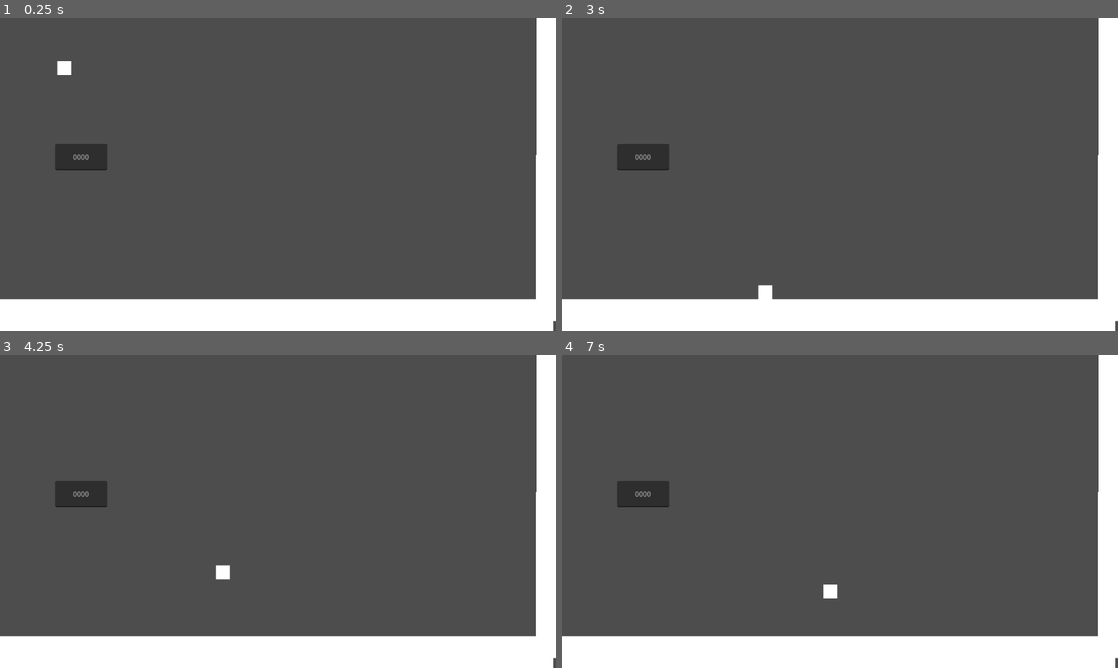
Above: before the commit, frames 1-4 (two rows, left to right).
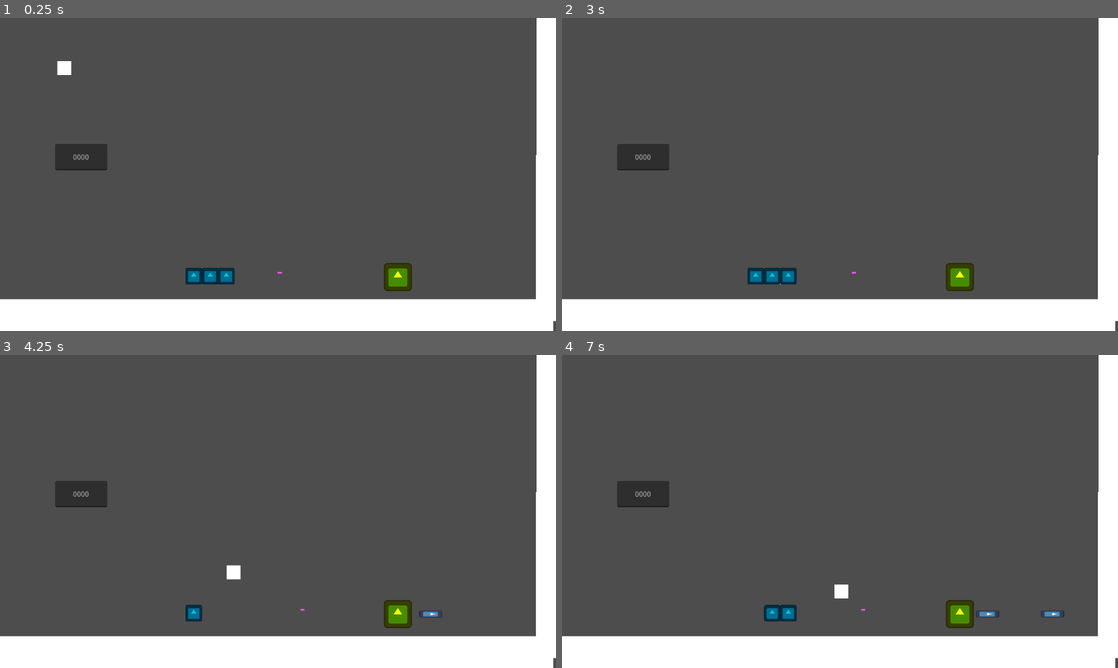
Above: after the commit, the same moments.

Repository: YhagoTomasini/LivreJam025
Game: Godot game, scene res://Scenes/main.tscn
Same seed, same stepped clock (60 frames per second), same inputs: the game is played once before the commit and once after it. The engine's default icon, where the game draws it, is replaced by a stand-in: a white triangle on a blue panel in a dark square.
Inputs (mouse positions are in pixels of both pictures, inside the frame that each line leads up to):
- Up to frame 1 (0.25 s): no input
- Up to frame 2 (3 s): click (645, 155) at 0.52 s; type "Alex" at 0.6 s; tap Enter (ui_accept) at 1.25, 1.52, 2.27 s; move the mouse to (645, 155) at 1.27 s; press the mouse at (645, 155) at 1.28 s; hold Right (ui_right) 1.28-2.78 s; move the mouse to (728, 190) at 2.02 s; release the mouse at (728, 190) at 2.03 s; click (728, 190) at 2.1 s; move the mouse to (895, 105) at 2.77 s; press the mouse at (895, 105) at 2.78 s; hold Left (ui_left) from 2.78 s (still down)
- Up to frame 3 (4.25 s): move the mouse to (250, 574) at 3.52 s; release Left (ui_left) at 3.53 s; release the mouse at (250, 574) at 3.53 s; hold Right (ui_right) from 3.53 s (still down); click (250, 574) at 3.6 s; tap Enter (ui_accept) at 3.77 s
- Up to frame 4 (7 s): move the mouse to (1006, 558) at 4.27 s; press the mouse at (1006, 558) at 4.28 s; tap Enter (ui_accept) at 4.52, 5.27, 6.77 s; move the mouse to (673, 464) at 5.02 s; release Right (ui_right) at 5.03 s; release the mouse at (673, 464) at 5.03 s; hold Left (ui_left) 5.03-5.78 s; click (673, 464) at 5.1 s; move the mouse to (867, 511) at 5.77 s; press the mouse at (867, 511) at 5.78 s; hold Right (ui_right) 5.78-6.53 s; move the mouse to (756, 433) at 6.52 s; release the mouse at (756, 433) at 6.53 s; hold Left (ui_left) from 6.53 s (still down); click (756, 433) at 6.6 s

The runs differ from the first frame. In frame 1, 0.9% of the frame differs, in the area x 33-75%, y 78-88%; in frame 2, 1.1%, in the area x 33-75%, y 78-90%; in frame 3, 0.9%; in frame 4, 1.1%.

Commit message:
Versão feia da mecanica

Diff:
--- a/Prefabs/totem_atirador.tscn
+++ b/Prefabs/totem_atirador.tscn
@@ -21,7 +21,7 @@
 position = Vector2(30, 0)
 
 [node name="cd_tiro" type="Timer" parent="."]
-wait_time = 2.0
+wait_time = 5.0
 
 [node name="VisibleOnScreenEnabler2D" type="VisibleOnScreenEnabler2D" parent="."]
 
--- /dev/null
+++ b/Scenes/Golem.tscn
@@ -0,0 +1,18 @@
+[gd_scene load_steps=4 format=3 uid="uid://clt2exsp5b1x2"]
+
+[ext_resource type="Script" uid="uid://cd342cd4cd725" path="res://Scripts/golem.gd" id="1_bs7yq"]
+
+[sub_resource type="CanvasTexture" id="CanvasTexture_568nj"]
+
+[sub_resource type="CircleShape2D" id="CircleShape2D_lqe5q"]
+radius = 16.0312
+
+[node name="Golem" type="CharacterBody2D"]
+script = ExtResource("1_bs7yq")
+
+[node name="Sprite2D" type="Sprite2D" parent="."]
+scale = Vector2(32, 32)
+texture = SubResource("CanvasTexture_568nj")
+
+[node name="CollisionShape2D" type="CollisionShape2D" parent="."]
+shape = SubResource("CircleShape2D_lqe5q")
--- a/Scenes/main.tscn
+++ b/Scenes/main.tscn
@@ -1,9 +1,12 @@
-[gd_scene load_steps=9 format=3 uid="uid://dv64vryml8b5m"]
+[gd_scene load_steps=12 format=3 uid="uid://dv64vryml8b5m"]
 
 [ext_resource type="Script" uid="uid://hnnedxkee0th" path="res://Scripts/main.gd" id="1_bo1nx"]
 [ext_resource type="PackedScene" uid="uid://b0xvsyyppr2be" path="res://Prefabs/golem.tscn" id="1_jjgbg"]
 [ext_resource type="Script" uid="uid://b6ftgsm6a3f8p" path="res://Scenes/colisor_text_box.gd" id="3_8gbba"]
-[ext_resource type="Script" uid="uid://b5nx4oysbgg26" path="res://Scenes/control.gd" id="4_kry3j"]
+[ext_resource type="Script" path="res://Scenes/control.gd" id="4_kry3j"]
+[ext_resource type="PackedScene" uid="uid://cgxqlq1ldgv6v" path="res://Prefabs/fall_plataform.tscn" id="5_kry3j"]
+[ext_resource type="PackedScene" uid="uid://kjmn82yeideq" path="res://Scenes/moving_plataform.tscn" id="6_21xkr"]
+[ext_resource type="PackedScene" uid="uid://csmantk15jjj0" path="res://Prefabs/totem_atirador.tscn" id="7_6bp64"]
 
 [sub_resource type="CanvasTexture" id="CanvasTexture_bo1nx"]
 
@@ -89,6 +92,22 @@
 drag_and_drop_selection_enabled = false
 caret_blink = true
 
+[node name="fall_plataform" parent="." instance=ExtResource("5_kry3j")]
+position = Vector2(446, 594)
+
+[node name="fall_plataform2" parent="." instance=ExtResource("5_kry3j")]
+position = Vector2(484, 594)
+
+[node name="fall_plataform3" parent="." instance=ExtResource("5_kry3j")]
+position = Vector2(521, 594)
+
+[node name="moving_plataform" parent="." instance=ExtResource("6_21xkr")]
+position = Vector2(644, 586)
+scale = Vector2(0.3, 0.3)
+
+[node name="totem_atirador" parent="." instance=ExtResource("7_6bp64")]
+position = Vector2(916, 596)
+
 [connection signal="mouse_entered" from="ColisorTextBox" to="ColisorTextBox" method="_on_mouse_entered"]
 [connection signal="mouse_exited" from="ColisorTextBox" to="ColisorTextBox" method="_on_mouse_exited"]
 [connection signal="editing_toggled" from="CanvasLayer/Control/TextBox" to="." method="_on_text_box_editing_toggled"]
--- a/Scripts/fall_plataform.gd
+++ b/Scripts/fall_plataform.gd
@@ -1,4 +1,6 @@
 extends AnimatableBody2D
+
+
 
 @onready var anim: AnimationPlayer = $anim
 @onready var respawn_timer: Timer = $respawn_timer
@@ -6,37 +8,75 @@
 @onready var sprite: Sprite2D = $sprite
 
 @export var reset_timer := 3.0
+
 var velocity = Vector2.ZERO
 var gravity = ProjectSettings.get_setting("physics/2d/default_gravity")
-
 var is_trigger = false
-
+var tempo_para_cair : float = 1
+var  INICIAL_tempo_para_cair : float = 0
 
 func _ready() -> void:
 	set_physics_process(false)
+	INICIAL_tempo_para_cair = tempo_para_cair
 
+
+
+func _process(delta: float) -> void:
+	if Globals.VELO > Globals.Velo_base:
+		tempo_para_cair = tempo_para_cair / Globals.Velo_escala
+	else:
+		tempo_para_cair = INICIAL_tempo_para_cair
 
 func _physics_process(delta: float) -> void:
 	velocity.y += gravity * delta
-	position += velocity * delta
+	position += (velocity*5) * delta
+
+func colidiu_com_algo(collision: KinematicCollision2D, collider: CharacterBody2D):
+
+	if !is_trigger:
+
+		is_trigger = true
+
+#anim.play("shake")
+
+		velocity = Vector2.ZERO
+
+		await get_tree().create_timer(tempo_para_cair).timeout
+
+		caiu()
 
 
-func colidiu_com_algo(collision: KinematicCollision2D, collider: CharacterBody2D):
-	if !is_trigger:
-		is_trigger = true
-		anim.play("shake")
-		velocity = Vector2.ZERO
+
 
 
 func _on_anim_animation_finished(anim_name: StringName) -> void:
+
 	set_physics_process(true)
+
 	respawn_timer.start(reset_timer)
 
 
+
+
+
 func _on_respawn_timer_timeout() -> void:
+
 	set_physics_process(false)
+
 	global_position = posicao_do_spawn
+
 	if is_trigger:
+
 		var spawn_tween = create_tween().set_trans(Tween.TRANS_BOUNCE).set_ease(Tween.EASE_IN_OUT)
+
 		spawn_tween.tween_property($sprite,"scale", Vector2(1,1), 0.2).from(Vector2(0,0))
-	is_trigger = false
+
+		is_trigger = false
+
+
+
+func caiu():
+
+	set_physics_process(true)
+
+	respawn_timer.start(reset_timer)
--- a/Scripts/globals.gd
+++ b/Scripts/globals.gd
@@ -1,7 +1,13 @@
 extends Node
+
+
 
 var VELO: float
 var PULO: float
+
+var Velo_base : float
+var Velo_escala : float
+
 
 var noChao: bool
 var podeMover: bool
@@ -10,3 +16,16 @@
 	Globals.VELO = 300
 	Globals.PULO = -500
 	Globals.podeMover = true
+	Velo_base = VELO
+
+func _process(delta: float) -> void:
+	if VELO != Velo_base:
+		var player_speed_ratio = VELO / Velo_base
+		var deficit_factor = sqrt(player_speed_ratio)
+		Velo_escala = deficit_factor
+
+
+#if Globals.VELO != Globals.Velo_base:
+#		var player_speed_ratio = Globals.VELO / 300.0
+#		var deficit_factor = sqrt(player_speed_ratio)
+#		Globals.Velo_escala = deficit_factor
--- a/Scripts/moving_plataform.gd
+++ b/Scripts/moving_plataform.gd
@@ -4,28 +4,63 @@
 
 @onready var plataform: AnimatableBody2D = $plataform
 
-@export var mov_velocidade := 3.0
-@export var distancia := 192 #distancia mutiplicada por 16p
+# Velocidade base para cálculos
+const MOV_VELOCIDADE_BASE := 3.0
+
+# Variável usada no cálculo de duração
+@export var mov_velocidade := MOV_VELOCIDADE_BASE
+@export var distancia := 192.0 # Usar float é mais seguro
 @export var mov_horizontal := true
 
-var movimento := Vector2.ZERO
-var centro_da_plataforma := 16
+# O tween animará a 'position' da plataforma diretamente, não esta variável.
+# var movimento := Vector2.ZERO
+var centro_da_plataforma := 16.0
+
+# Variável para rastrear o Tween e a Escala
+var plataforma_tween: Tween = null
+var ultima_escala_conhecida: float = 1.0
+
 
 func _ready() -> void:
-	movimentando_a_plataforma()
+	# 1. Inicia o movimento com a velocidade base
+	_create_movement_tween()
+	# 2. Inicializa o rastreio de escala
+	ultima_escala_conhecida = Globals.Velo_escala
 
 
-func _physics_process(delta: float) -> void:
-	plataform.position = plataform.position.lerp(movimento, 0.5)
+func _process(delta: float) -> void:
+	# Verifica se a escala global mudou
+	if Globals.Velo_escala != ultima_escala_conhecida:
+
+		# 1. Atualiza o rastreio (garantindo que este código rode só uma vez)
+		ultima_escala_conhecida = Globals.Velo_escala
+
+		# 2. Calcula a nova velocidade (Base * Escala com deficit)
+		# O Globals.Velo_escala já contém o deficit (raiz quadrada).
+		mov_velocidade = MOV_VELOCIDADE_BASE * Globals.Velo_escala
+
+		# 3. Recria o Tween para aplicar a nova duração/velocidade
+		_create_movement_tween()
 
 
-func movimentando_a_plataforma():
-#Basicamente a direção que ele se mexe é para direita com base na distancia e se casoa boleana for verdadeira
-#caso contrario ele se move para cima se a boleana for falsa
+# Função para criar/reiniciar o movimento suave da plataforma
+func _create_movement_tween():
+
+	# 1. Garante que qualquer tween anterior seja parado
+	if plataforma_tween:
+		plataforma_tween.kill()
+		plataforma_tween = null
+
+	# 2. Define a direção e calcula a DURAÇÃO com a nova 'mov_velocidade'
 	var mov_direção = Vector2.RIGHT * distancia if mov_horizontal else Vector2.UP * distancia
-	var duracao = mov_direção.length() / float(mov_velocidade * centro_da_plataforma)
-#set_loops -> Numero de vezes que ira repetir: como esta vazio fara infinitamente
-#set_trans é o tipo de transição / set_ease é o tipo de suavização / set_delay é o tempo de atraso -> set_delay(duracao +TEMPO_DE_ESPERA *2)
-	var plataforma_tween = create_tween().set_loops().set_trans(Tween.TRANS_LINEAR).set_ease(Tween.EASE_IN_OUT)
-	plataforma_tween.tween_property(self, "movimento", mov_direção, duracao).set_delay(TEMPO_DE_ESPERA)
-	plataforma_tween.tween_property(self, "movimento", Vector2.ZERO, duracao).set_delay(TEMPO_DE_ESPERA)
+
+	# Duração = Distância / Velocidade
+	var duracao = mov_direção.length() / (mov_velocidade * centro_da_plataforma)
+
+	# 3. Cria o novo Tween com loop infinito
+	plataforma_tween = create_tween().set_loops()
+	plataforma_tween.set_trans(Tween.TRANS_SINE).set_ease(Tween.EASE_IN_OUT)
+
+	# 4. Anima a propriedade "position" do nó AnimatableBody2D filho
+	plataforma_tween.tween_property(plataform, "position", mov_direção, duracao).set_delay(TEMPO_DE_ESPERA)
+	plataforma_tween.tween_property(plataform, "position", Vector2.ZERO, duracao).set_delay(TEMPO_DE_ESPERA)
--- a/Scripts/totem_atirador.gd
+++ b/Scripts/totem_atirador.gd
@@ -5,18 +5,68 @@
 @onready var spawn_do_tiro: Marker2D = $spawn_do_tiro
 @onready var sprite: Sprite2D = $sprite
 @onready var cd_tiro: Timer = $cd_tiro
+
+# Constante para o tempo de recarga base (Ex: 1.0 segundo)
+const TEMPO_BASE_CD_TIRO := 3.0
+
 @export var para_direita : bool = true
 
+# Variáveis para rastrear a escala
+var ultima_escala_conhecida: float = 1.0
+
+
 func _ready() -> void:
+	# 1. Configura a direção do sprite
 	if para_direita:
 		sprite.flip_h = false
 	else:
 		sprite.flip_h = true
 
+	# 2. Inicializa o timer com o tempo base
+	cd_tiro.wait_time = TEMPO_BASE_CD_TIRO
+	# 3. Inicializa o rastreio
+	ultima_escala_conhecida = Globals.Velo_escala
+	# 4. Faz o primeiro cálculo de escala
+	_update_fire_rate()
+
+
+# Nova função para calcular o tempo de recarga do tiro
+func _update_fire_rate():
+
+	# 1. Pega o fator de escala de velocidade com o deficit (Ex: 1.41)
+	var escala = Globals.Velo_escala
+
+	# 2. Se a escala for maior que 1 (jogador está mais rápido)
+	if Globals.VELO != Globals.Velo_base:
+		# Tempo de recarga é inversamente proporcional à escala.
+		# Quanto maior a escala, menor o tempo de espera (tiro mais rápido).
+		cd_tiro.wait_time = TEMPO_BASE_CD_TIRO / escala
+	else:
+		# Se o jogador estiver na velocidade base ou mais lento, usa o tempo base
+		cd_tiro.wait_time = TEMPO_BASE_CD_TIRO
+
+	# 3. Garante que o tempo mínimo de espera seja razoável (Ex: 0.1s)
+		cd_tiro.wait_time = max(cd_tiro.wait_time, 0.1)
+
+	# 4. Se o timer estiver rodando (não pausado), atualiza o tempo restante para o novo valor
+	if cd_tiro.is_stopped() == false:
+		cd_tiro.start()
+
+
+func _process(delta: float) -> void:
+	# Verifica se a escala global mudou
+	if Globals.Velo_escala != ultima_escala_conhecida:
+		# 1. Atualiza o rastreio
+		ultima_escala_conhecida = Globals.Velo_escala
+
+		# 2. Recalcula e aplica a nova taxa de tiro
+		_update_fire_rate()
+
+# ... (O resto das funções permanecem as mesmas)
 
 func spawn_tiro():
 	var novo_tiro = TIRO_TOTEM.instantiate()
-	if  para_direita:
+	if para_direita:
 		novo_tiro.qual_direcao(1)
 	else:
 		novo_tiro.qual_direcao(-1)
@@ -25,10 +75,12 @@
 
 
 func _on_visible_on_screen_enabler_2d_screen_entered() -> void:
+	# Reinicia o timer com o tempo ATUALIZADO (se for o caso)
+	# A função start() sempre usa o valor atual de wait_time.
 	cd_tiro.start()
 
 func _on_cd_tiro_timeout() -> void:
 	spawn_tiro()
 
 func _on_visible_on_screen_enabler_2d_screen_exited() -> void:
-	cd_tiro.paused
+	cd_tiro.paused = true
